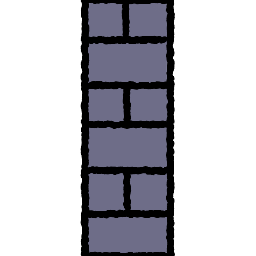
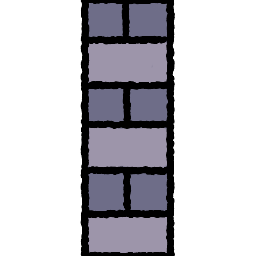
Two versions of the same layered image (256 × 256). Layer-by-layer changes:
painted on "col" over [80, 42, 174, 253]
